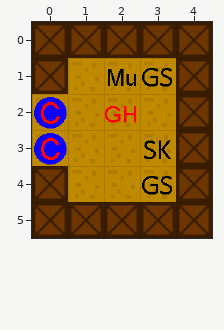
Tiled map -- resources/rooms/test1.tmx. Above: the version before the commit.
Cells are 48x48 px. Shown: x 0..4, y 0..5.
After:
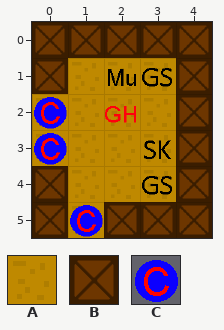
Key: from "background": A 0, B 1; from "markers": C 0.
_ is an empty cell.
Objects are placed by their top-left corner, in cells (3,4 is the top-left corner of cell 3,4); size is 1x1 cell unless given.
Changes in this commit:
Layer "background":
Tile B gives way to tile A in row 5 at x 1.
Layer "map_data":
A new object: C "bigroom1" at 1,5.
Boxes around the changes in both pictures, in picture pixels (x1, y1, x2, y2):
changed: (68, 202, 104, 238)
